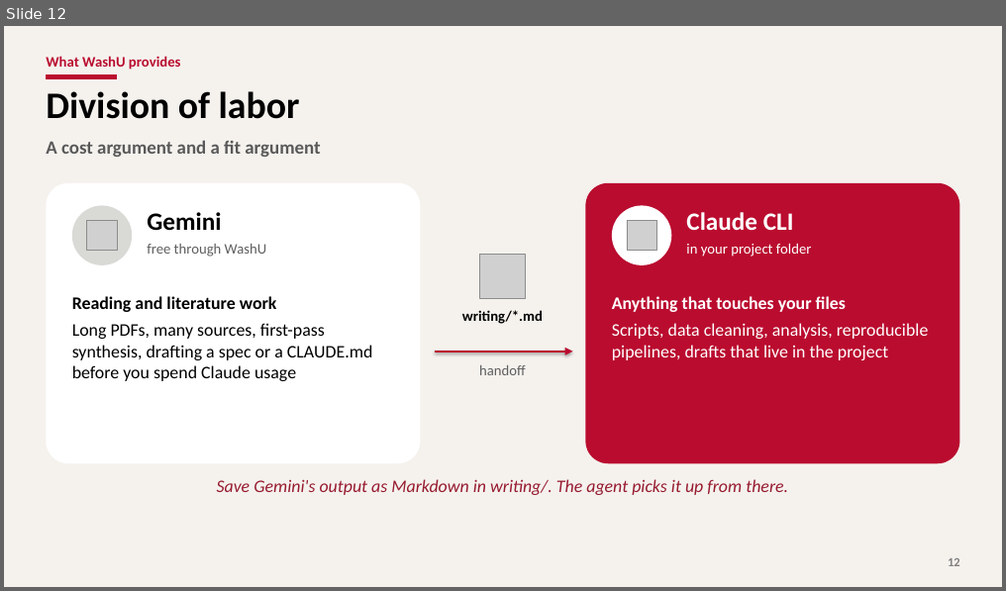
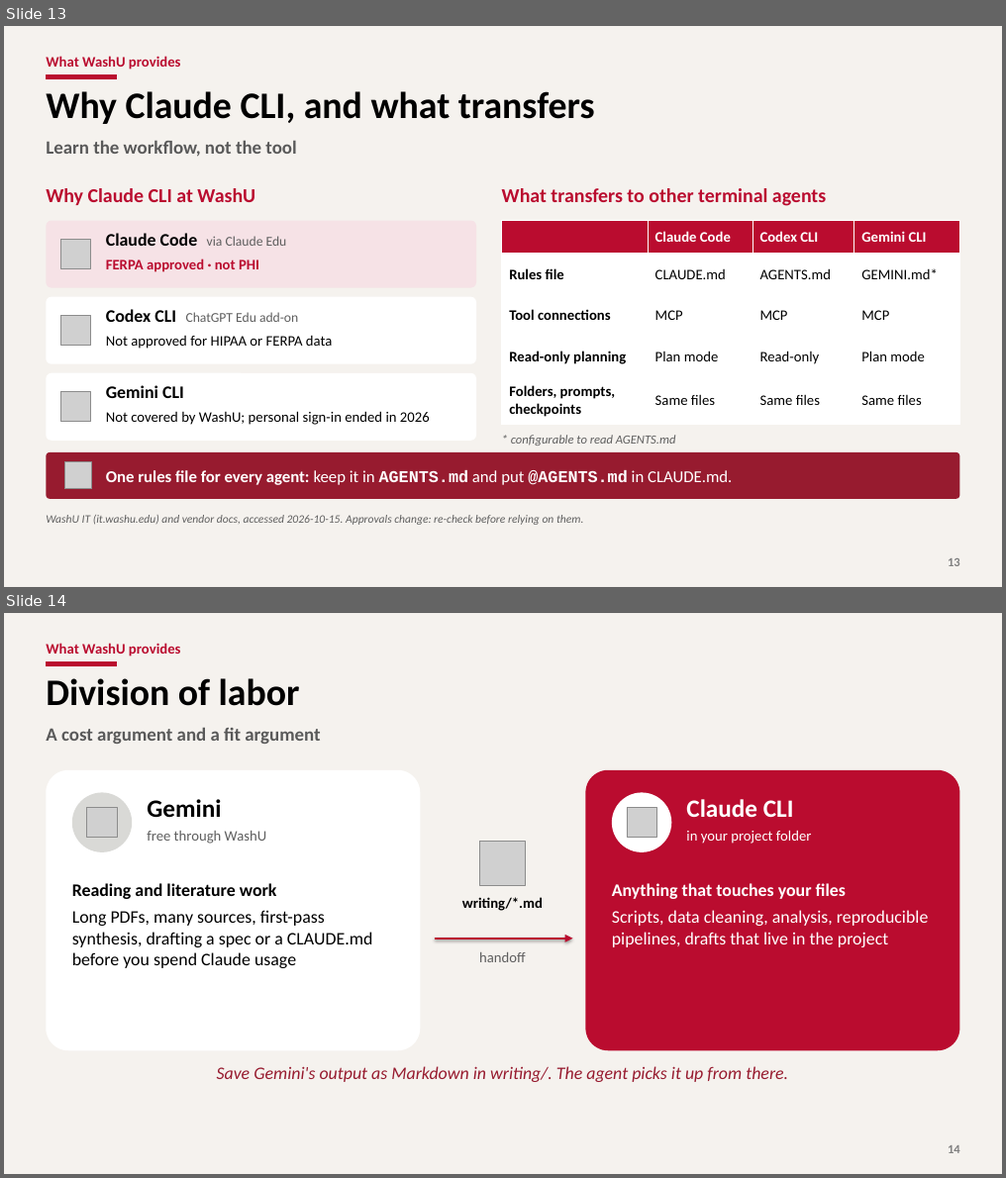
Before and after one commit to YungChun0303/ai_workshop_edu, a slide deck: part1_ai_landscape/slides/part1_ai_landscape.pptx. Shown one above the other, each under a label of ours: slide 12 before the commit, slides 13 and 14 after it. The pictures are 1006x591 and 1006x1178 pixels, drawn with LibreOffice and Linux fonts; fonts in the diff are those of the drawing; grey boxes stand for pictures; background and template pictures are left out. Boxes give left, top, right and bottom in pixels: in the first picture for what was removed or moved away, otherwise in the second. Text is boxed around its words. In the diff, an @@ line names an element or a change of style, - is before the commit and + after.

```diff
--- a/part1_ai_landscape/slides/part1_ai_landscape.pptx
+++ b/part1_ai_landscape/slides/part1_ai_landscape.pptx
@@ slide 13 added at bbox=[4, 26, 1002, 587], background #F5F2EE; not listed: 1 template element that a slide beside it also shows @@
@@ text added at bbox=[46, 56, 181, 70], 14 pt, text #BA0C2F, bold @@
+What WashU provides
@@ title added at bbox=[46, 91, 595, 124], 36 pt, text #000000, bold @@
+Why Claude CLI, and what transfers
@@ text added at bbox=[46, 140, 296, 157], 18 pt, text #595959, bold @@
+Learn the workflow, not the tool
@@ text added at bbox=[46, 188, 255, 205], 19 pt, text #BA0C2F, bold @@
+Why Claude CLI at WashU
@@ text added at bbox=[502, 188, 826, 206], 19 pt, text #BA0C2F, bold @@
+What transfers to other terminal agents
@@ rounded rectangle added at bbox=[46, 221, 476, 288], fill #F6E2E6 @@
@@ text added at bbox=[106, 233, 287, 246], 13 pt, text #5F5F5F @@
+Claude Code via Claude Edu
@@ table added at bbox=[502, 221, 960, 424], 5 rows, 4 columns @@
+ | Claude Code | Codex CLI | Gemini CLI
+Rules file | CLAUDE.md | AGENTS.md | GEMINI.md*
+Tool connections | MCP | MCP | MCP
+Read-only planning | Plan mode | Read-only | Plan mode
+Folders, prompts, checkpoints | Same files | Same files | Same files
@@ picture added at bbox=[60, 240, 91, 270] @@
@@ text added at bbox=[106, 259, 259, 273], 14 pt, text #BA0C2F, bold @@
+FERPA approved · not PHI
@@ rounded rectangle added at bbox=[46, 297, 476, 365], fill #FFFFFF @@
@@ picture added at bbox=[60, 316, 91, 346] @@
@@ text added at bbox=[106, 309, 298, 322], 13 pt, text #5F5F5F @@
+Codex CLI ChatGPT Edu add-on
@@ text added at bbox=[106, 335, 332, 349], 14 pt, text #000000 @@
+Not approved for HIPAA or FERPA data
@@ rounded rectangle added at bbox=[46, 373, 476, 441], fill #FFFFFF @@
@@ picture added at bbox=[60, 392, 91, 422] @@
@@ text added at bbox=[106, 385, 184, 398], 17 pt, text #000000, bold @@
+Gemini CLI
@@ text added at bbox=[106, 411, 430, 425], 14 pt, text #000000 @@
+Not covered by WashU; personal sign-in ended in 2026
@@ text added at bbox=[511, 435, 676, 446], 12 pt, text #5F5F5F, italic @@
+* configurable to read AGENTS.md
@@ rounded rectangle added at bbox=[46, 453, 960, 499], fill #971B2F @@
@@ picture added at bbox=[64, 463, 91, 489] @@
@@ text added at bbox=[106, 471, 732, 485], 16 pt, text #FFFFFF, bold @@
+One rules file for every agent: keep it in AGENTS.md and put @AGENTS.md in CLAUDE.md.
@@ text added at bbox=[46, 515, 583, 525], 11 pt, text #5F5F5F, italic @@
+WashU IT (it.washu.edu) and vendor docs, accessed 2026-10-15. Approvals change: re-check before relying on them.
@@ page number added at bbox=[947, 559, 960, 567], 12 pt, text #808080, bold @@
+13
@@ what was slide 12 is now slide 14 @@
@@ page number at bbox=[947, 1146, 960, 1154]: text changed @@
-12
+14
```
Also in this commit, not shown: 7 slides changed, 2 other slides added, 1 slide removed, 3 other files.
